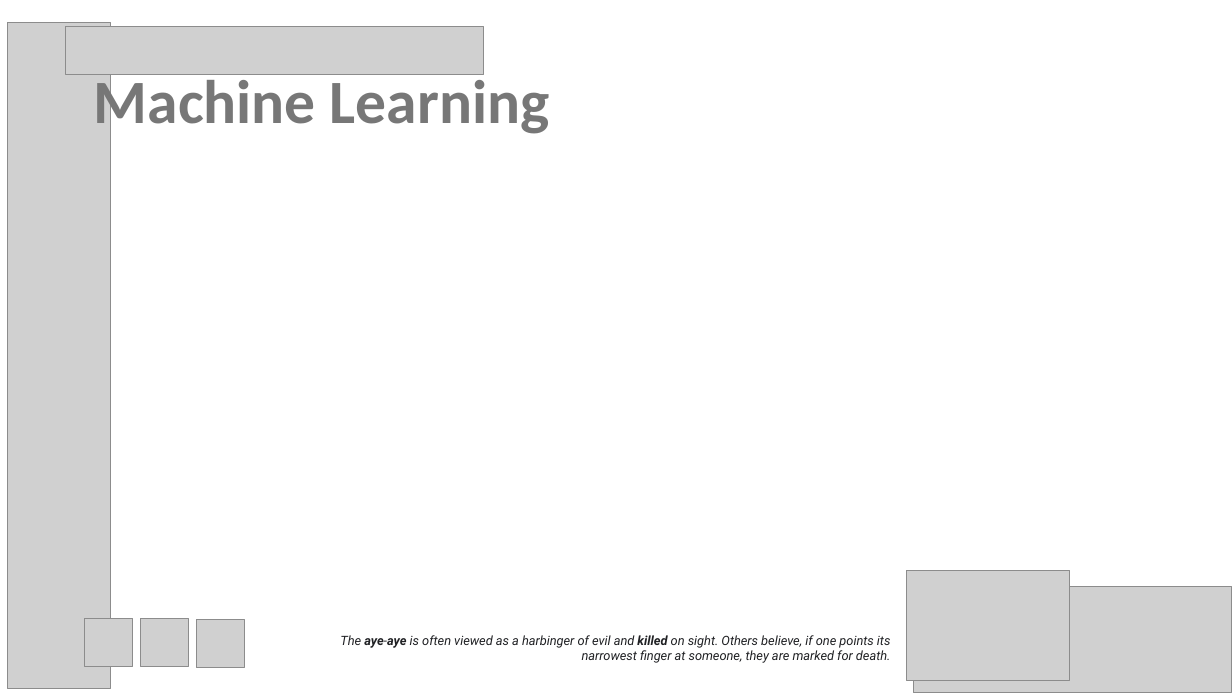
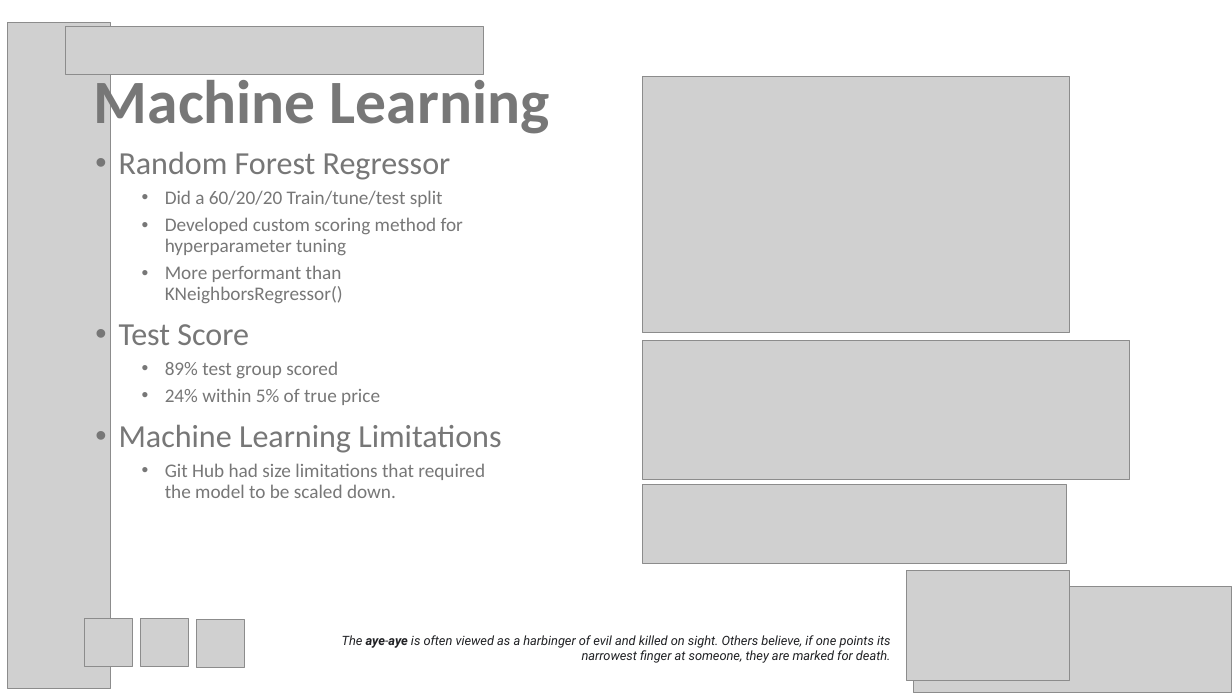
Before and after one commit to psychicesp/AI-AI, a slide deck: slide 9 of Project3_Presentation.pptx (slide 8 before the commit). Drawn at 1232x693 pixels with LibreOffice and Linux fonts; fonts in the diff are those of the drawing; grey boxes stand for pictures. Boxes give left, top, right and bottom in pixels: in the first picture for what was removed or moved away, otherwise in the second. Text is boxed around its words. In the diff, an @@ line names an element or a change of style, - is before the commit and + after.

```diff
--- a/Project3_Presentation.pptx
+++ b/Project3_Presentation.pptx
@@ picture added at [642,77,1069,333] @@
@@ text added at [119,152,501,498], 15 pt, text #777777 @@
+• Random Forest Regressor
+  • Did a 60/20/20 Train/tune/test split
+  • Developed custom scoring method for hyperparameter tuning
+  • More performant than KNeighborsRegressor()
+• Test Score
+  • 89% test group scored
+  • 24% within 5% of true price
+• Machine Learning Limitations
+  • Git Hub had size limitations that required the model to be scaled down.
@@ picture added at [642,340,1130,480] @@
@@ picture added at [642,484,1067,563] @@
@@ text "The aye-aye is often viewed ..." at [342,635,890,663]: bold off in "killed" @@
```
Also in this commit, not shown: 8 other slides changed, 2 slides added, 2 other files.
